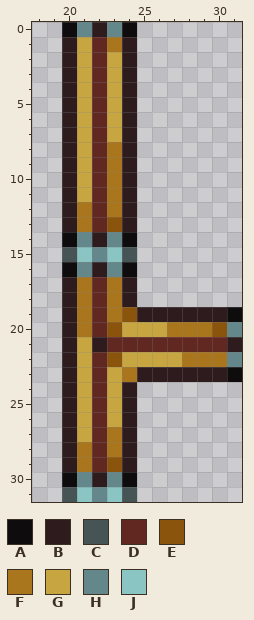
Edited in one commit: pixel-art sprite (Resources/Textures/_Ganimed/Structures/Power/Cables/mv_cable.rsi/mvcable_7.png). Above, as it was before the edit.
The file is 32x32 pixels. Shown: x 18..31, y 0..31.
Palette (. is transparent): A #0e0c0c  B #2d1b1e  C #465456  D #612721  E #8b540d  F #a9761d  G #c7a642  H #64878c  J #8ac4c3
And afterwards:
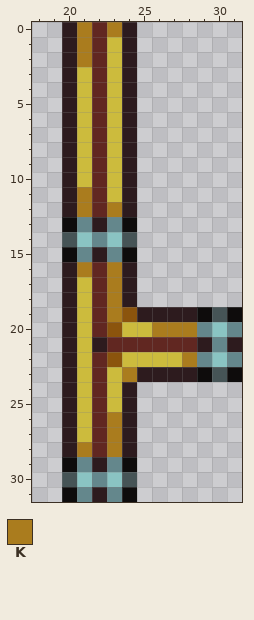
Colours new in this view: K #aa7c1e
Difference:
colour G: #c7a642 -> #ccbb3d
y 0: x 20..24 AHBHA -> BKDKB
y 1: x 21 G -> K; x 23 F -> G
y 2: x 21 G -> K
y 8..10: x 23 F -> G
y 11: x 21 G -> K; x 23 F -> G
y 12: x 21 F -> K; x 23 F -> K
y 13: x 20..24 BFDEB -> AHBHA
y 14: x 20..24 AHBHA -> CJHJC
y 15: x 20..24 CJHJC -> AHBHA
y 16: x 20..24 AHBHA -> BKDKB
y 17..18: x 21 F -> G; x 23 F -> K
y 19: x 21 F -> G; x 23 F -> K; x 29..30 BB -> AC
y 20: x 21 F -> G; x 26..30 GFFFE -> KKKHJ
y 21: x 29..30 DD -> BH
y 22: x 28..30 FFF -> KHJ
y 23: x 24 F -> K; x 29..30 BB -> AC
y 26: x 23 G -> K
y 27: x 23 F -> K
y 28: x 21 F -> K; x 23 F -> K
y 29: x 20..24 BFDEB -> AHBHA
y 30: x 20..24 AHBHA -> CJHJC
y 31: x 20..24 CJHJC -> AHBHA
Changed places in both pictures, as pixel boxes (x1, y1, x2, y2):
changed: (62, 22, 227, 502)
